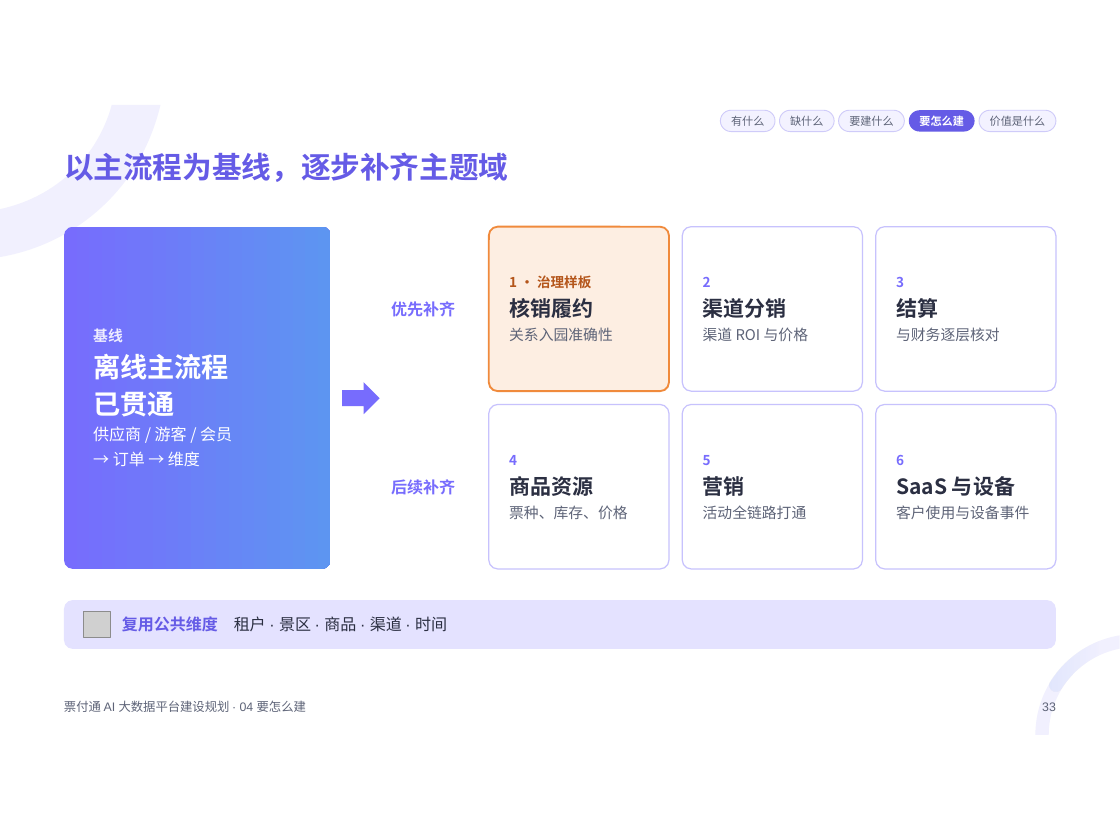
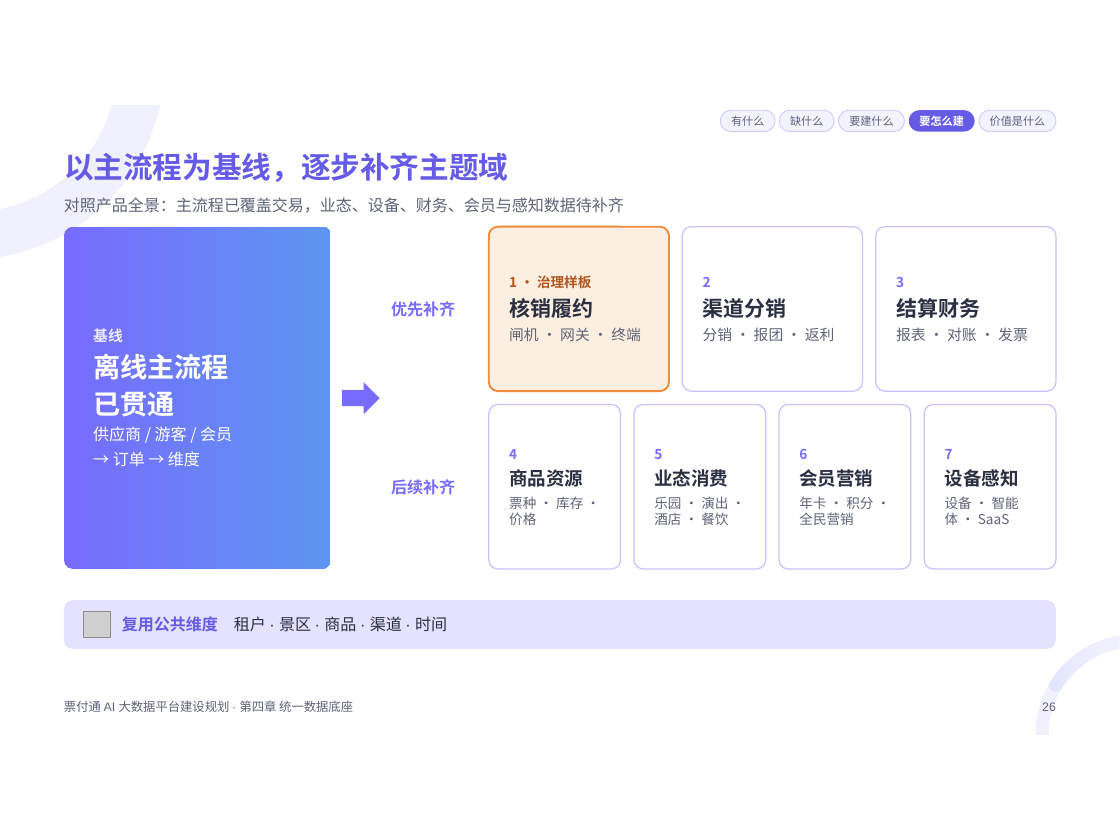
Before and after one commit to keanying/relevance, a slide deck: slide 26 of 票付通AI大数据平台建设规划.pptx (slide 33 before the commit). Drawn at 1120x840 pixels with LibreOffice and Linux fonts; fonts in the diff are those of the drawing; grey boxes stand for pictures. Boxes give left, top, right and bottom in pixels: in the first picture for what was removed or moved away, otherwise in the second. Text is boxed around its words. In the diff, an @@ line names an element or a change of style, - is before the commit and + after.

```diff
--- a/票付通AI大数据平台建设规划.pptx
+++ b/票付通AI大数据平台建设规划.pptx
@@ text added at (64, 197, 624, 213), 13 pt, text #5E6478 @@
+对照产品全景：主流程已覆盖交易，业态、设备、财务、会员与感知数据待补齐
@@ text in rounded rectangle at (896, 298, 1028, 341): text changed @@
-结算
-与财务逐层核对
+结算财务
+报表 · 对账 · 发票
@@ text in rounded rectangle at (509, 327, 641, 341): text changed @@
-关系入园准确性
+闸机 · 网关 · 终端
@@ text in rounded rectangle at (703, 327, 835, 341): text changed @@
-渠道 ROI 与价格
+分销 · 报团 · 返利
@@ rounded rectangle "4": place and size @@
-rounded rectangle "4" at (489, 404, 669, 569)
+rounded rectangle "4" at (489, 404, 620, 569)
@@ rounded rectangle "4" at (489, 404, 620, 569): proportions changed @@
@@ rounded rectangle added at (634, 404, 765, 569), fill #FFFFFF, outline #C7C2FD 1 pt, 11 pt, text #5E6478 @@
+5
+业态消费
+乐园 · 演出 · 酒店 · 餐饮
@@ rounded rectangle removed at (683, 404, 863, 569) @@
-5
-营销
-活动全链路打通
@@ rounded rectangle added at (780, 404, 911, 569), fill #FFFFFF, outline #C7C2FD 1 pt, 11 pt, text #5E6478 @@
+6
+会员营销
+年卡 · 积分 · 全民营销
@@ rounded rectangle "7" at (924, 404, 1056, 569): proportions changed @@
@@ rounded rectangle "7": place and size @@
-rounded rectangle "7" at (876, 404, 1056, 569)
+rounded rectangle "7" at (924, 404, 1056, 569)
@@ text in rounded rectangle at (945, 449, 1019, 525): text changed; size 12 to 11 pt @@
-6
-SaaS 与设备
-客户使用与设备事件
+7
+设备感知
+设备 · 智能体 · SaaS
@@ text in rounded rectangle at (509, 469, 583, 487): size 17 to 15 pt in "商品资源" @@
@@ text in rounded rectangle at (509, 496, 583, 525): text changed; size 12 to 11 pt @@
-票种、库存、价格
+票种 · 库存 · 价格
@@ text at (64, 700, 353, 712): text changed @@
-票付通 AI 大数据平台建设规划 · 04 要怎么建
+票付通 AI 大数据平台建设规划 · 第四章 统一数据底座
@@ text at (1042, 702, 1056, 711): text changed @@
-33
+26
```
Also in this commit, not shown: 44 other slides changed, 8 slides added, 1 slide removed.
